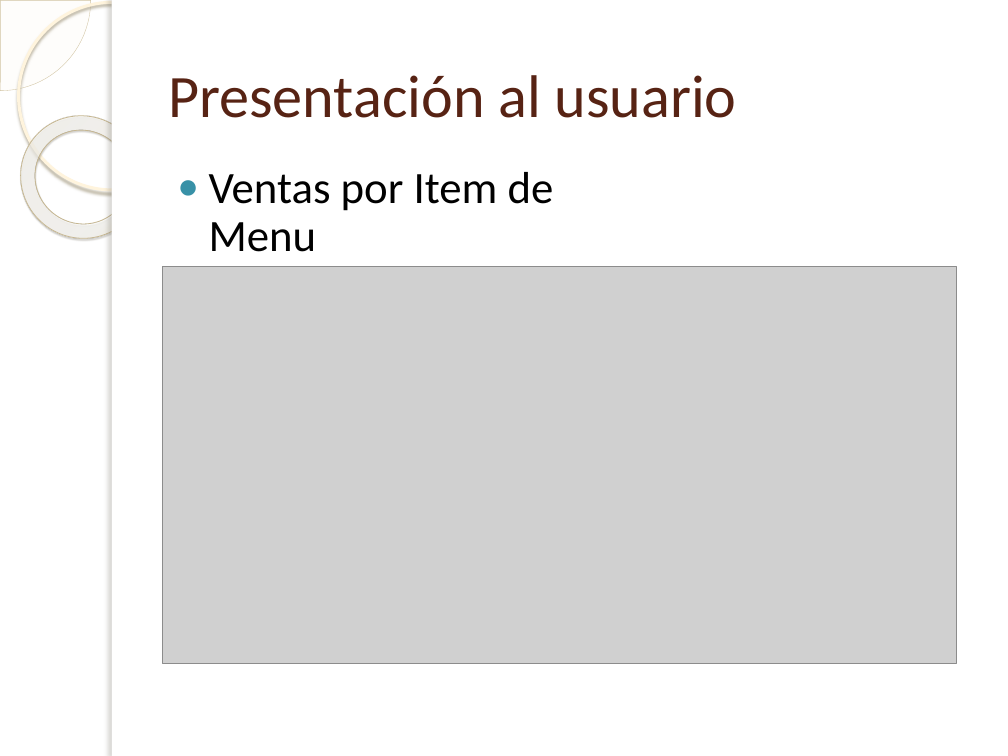
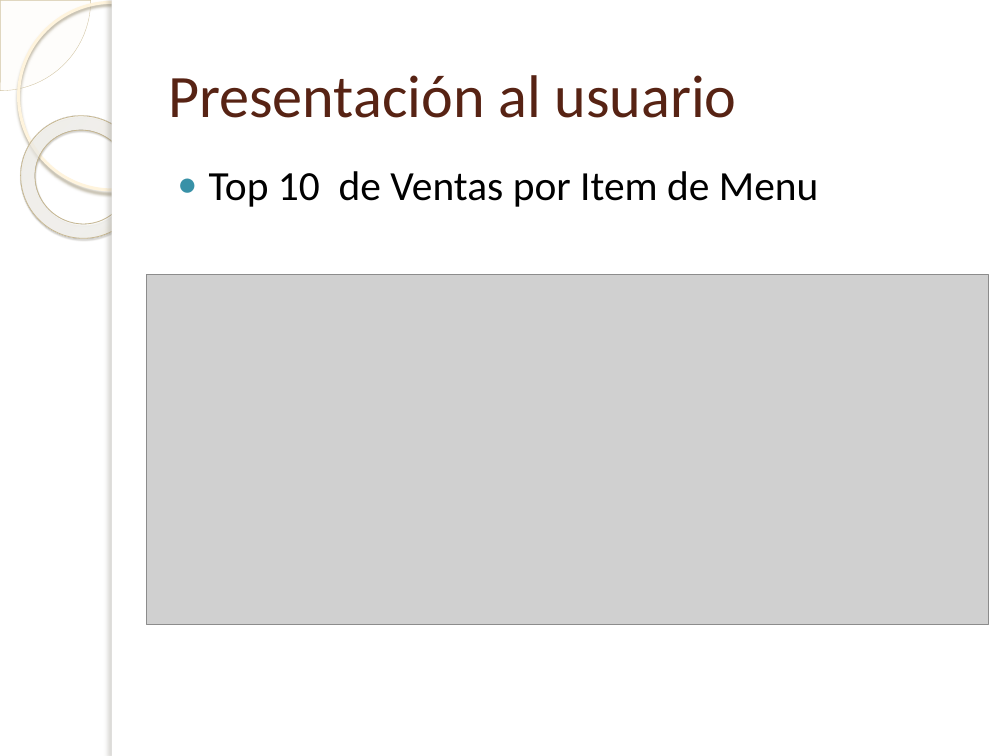
Before and after one commit to gsenergin/hydro2011, a slide deck: slide 30 of [SG2]/Informe FINAL/Presentacion-Abraham-Botta-FratteV2.0.pptx (slide 21 before the commit). Drawn at 1008x756 pixels with LibreOffice and Linux fonts; fonts in the diff are those of the drawing; grey boxes stand for pictures; background and template pictures are left out. Boxes give left, top, right and bottom in pixels: in the first picture for what was removed or moved away, otherwise in the second. Text is boxed around its words. In the diff, an @@ line names an element or a change of style, - is before the commit and + after.

```diff
--- a/[SG2]/Informe FINAL/Presentacion-Abraham-Botta-FratteV2.0.pptx
+++ b/[SG2]/Informe FINAL/Presentacion-Abraham-Botta-FratteV2.0.pptx
@@ text at <box>209,171,819,207</box>: text changed; size 32 to 29.6 pt @@
-● Ventas por Item de Menu
+● Top 10 de Ventas por Item de Menu
@@ picture: place and size @@
-picture at <box>162,267,956,664</box>
+picture at <box>147,275,989,624</box>
```
Also in this commit, not shown: 10 other slides changed, 11 slides added, 1 other file.
